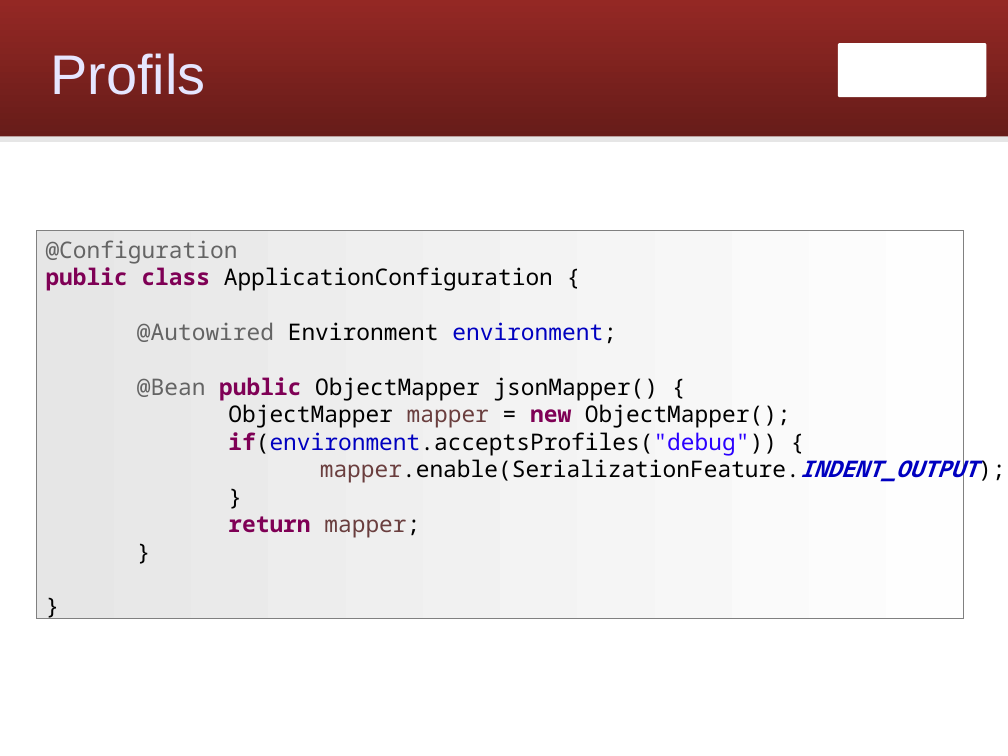
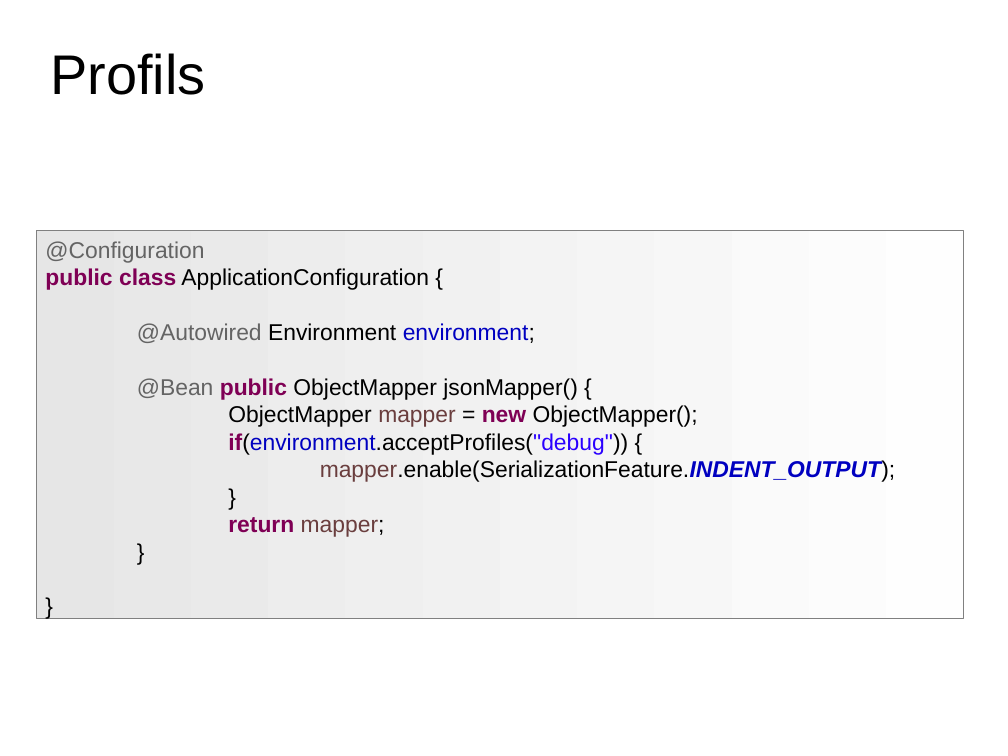
Before and after one commit to Zenika/workshop-spring-core, a slide deck: slide 84 of spring-workshop.odp. Drawn at 1008x756 pixels with LibreOffice and Linux fonts; fonts in the diff are those of the drawing; background and template pictures are left out. Boxes give left, top, right and bottom in pixels: in the first picture for what was removed or moved away, otherwise in the second. Text is boxed around its words. In the diff, an @@ line names an element or a change of style, - is before the commit and + after.

Commit message:
Update theme

```diff
--- a/spring-workshop.odp
+++ b/spring-workshop.odp
@@ rounded rectangle removed at (0,0,1008,137) @@
@@ text "Profils" at (50,53,205,95): text colour #E6E6FF to #000000 @@
@@ freeform shape removed at (838,43,986,97) @@
@@ line removed from (0, 139) to (1008, 139) @@
@@ rectangle "@Configuration" at (37,231,964,619): outline #808080 0 pt to #808080 0.74 pt @@
@@ text in rectangle at (45,241,895,537): font Noto Sans Mono to Arial in "@Configuration", "public class ApplicationConfiguration {", "@Autowired Environment environment;", "@Bean public ObjectMapper jsonMapper() {" and 6 more places @@
@@ text in rectangle at (228,433,628,455): text changed; font Noto Sans Mono to Arial @@
-if(environment.acceptsProfiles("debug")) {
+if(environment.acceptProfiles("debug")) {
```
Also in this commit, not shown: 106 other slides changed.
